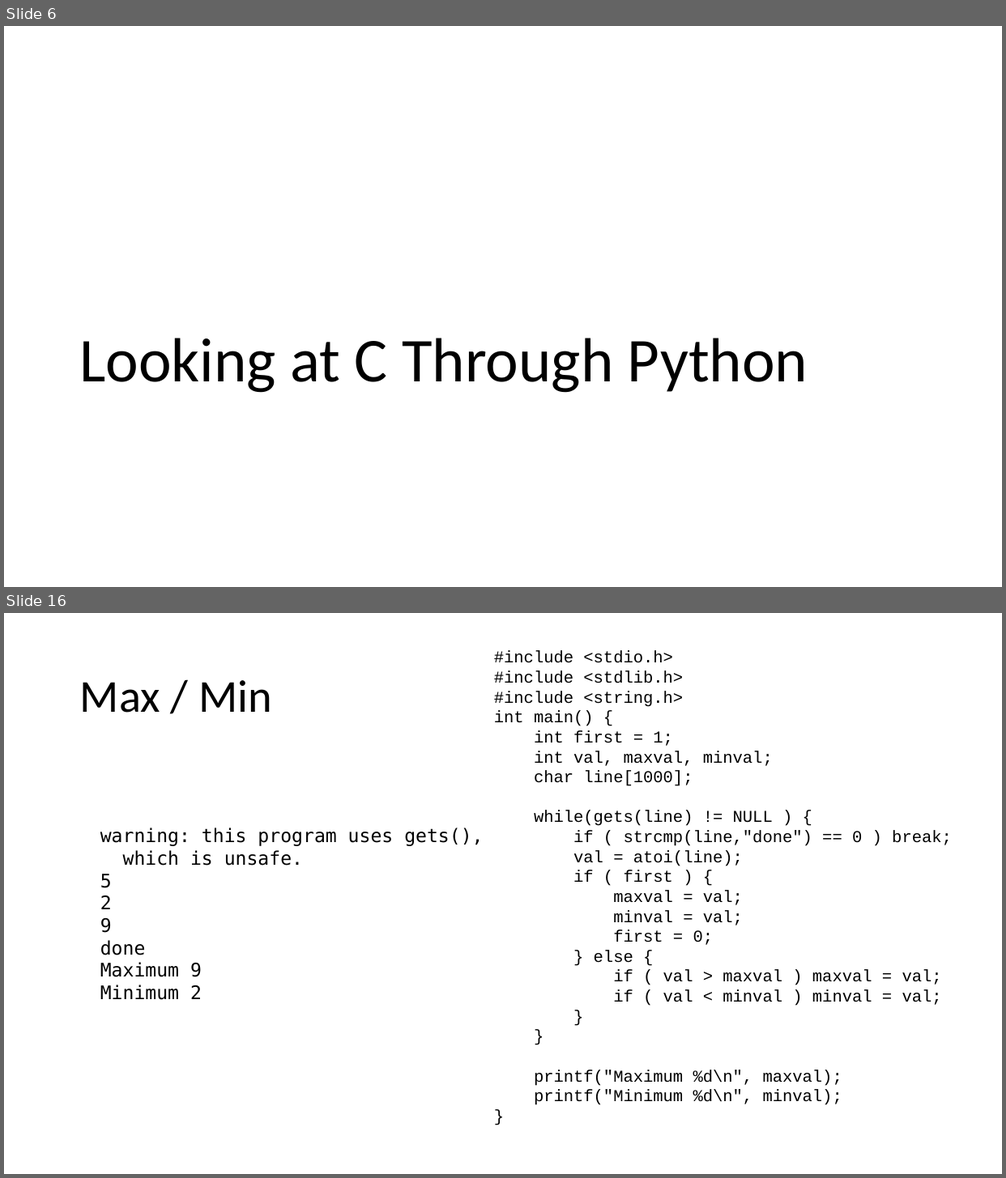
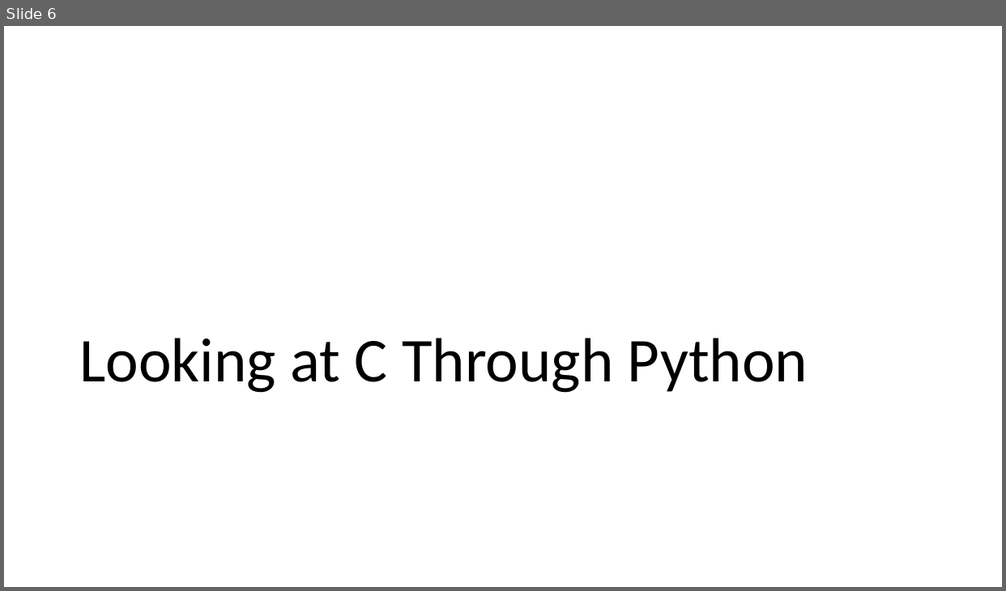
Before and after one commit to csev/cc4e, a slide deck: lectures/CC-02-Python.pptx. Shown one above the other, each under a label of ours: slides 6 and 16 before the commit, slide 6 after it; the slides between them are not shown. The pictures are 1006x1178 and 1006x591 pixels, drawn with LibreOffice and Linux fonts; fonts in the diff are those of the drawing. Boxes give left, top, right and bottom in pixels: in the first picture for what was removed or moved away, otherwise in the second. Text is boxed around its words. In the diff, an @@ line names an element or a change of style, - is before the commit and + after.

```diff
--- a/lectures/CC-02-Python.pptx
+++ b/lectures/CC-02-Python.pptx
@@ slide 16 removed at (x1=4, y1=613, x2=1002, y2=1174), background #FFFFFF @@
@@ text removed at (x1=494, y1=651, x2=952, y2=1105) @@
-#include <stdio.h>
-#include <stdlib.h>
-#include <string.h>
-int main() {
-int first = 1;
-int val, maxval, minval;
-char line[1000];
-while(gets(line) != NULL ) {
-if ( strcmp(line,"done") == 0 ) break;
-val = atoi(line);
-if ( first ) {
-maxval = val;
-minval = val;
-first = 0;
-} else {
-if ( val > maxval ) maxval = val;
-if ( val < minval ) minval = val;
-}
-}
-printf("Maximum %d\n", maxval);
-printf("Minimum %d\n", minval);
-}
@@ title removed at (x1=80, y1=680, x2=272, y2=713) @@
-Max / Min
@@ text removed at (x1=100, y1=828, x2=483, y2=1000) @@
-warning: this program uses gets(),
-which is unsafe.
-5
-2
-9
-done
-Maximum 9
-Minimum 2
```
Also in this commit, not shown: 11 slides changed, 1 slide added, 6 other files.
